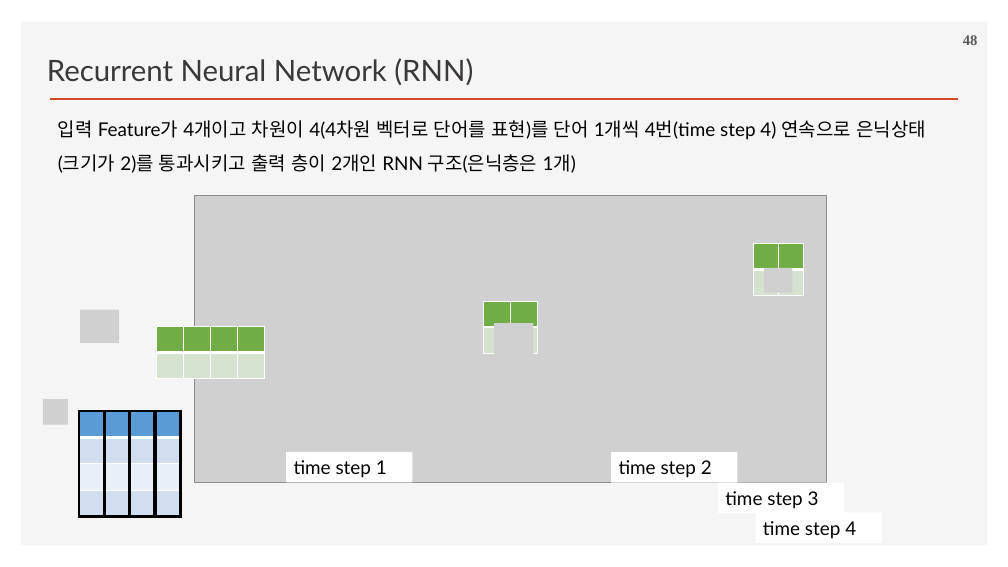
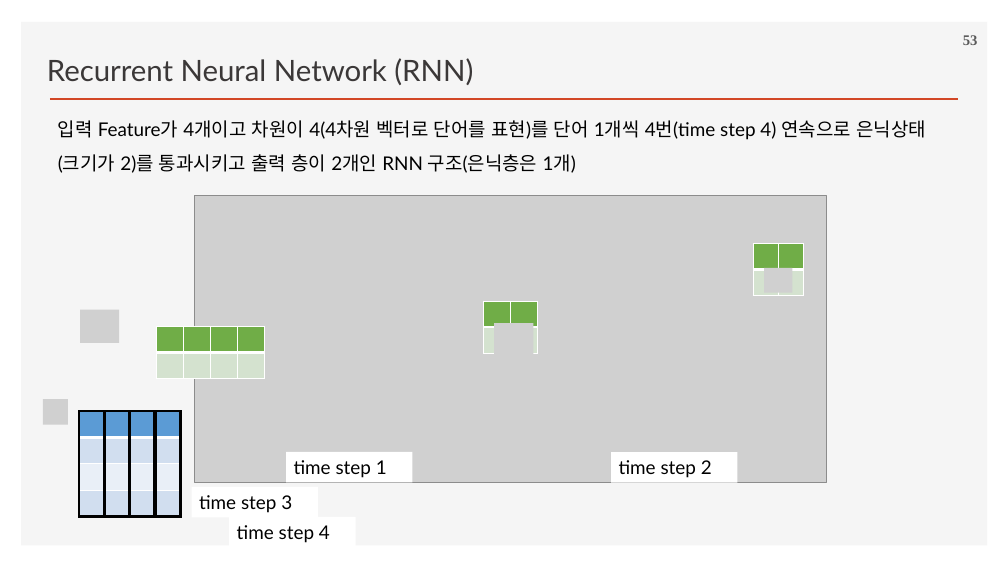
Before and after one commit to ancestor9/2026_Fall_Deep-Learning-with-Python, a slide deck: slide 53 of Chapter 13 Timeseries forecasting.pptx (slide 48 before the commit). Drawn at 1008x567 pixels with LibreOffice and Linux fonts; fonts in the diff are those of the drawing; grey boxes stand for pictures; background and template pictures are left out. Boxes give left, top, right and bottom in pixels: in the first picture for what was removed or moved away, otherwise in the second. Text is boxed around its words. In the diff, an @@ line names an element or a change of style, - is before the commit and + after.

```diff
--- a/Chapter 13 Timeseries forecasting.pptx
+++ b/Chapter 13 Timeseries forecasting.pptx
@@ page number at [963,35,978,45]: text changed @@
-48
+53
@@ rectangle "time step 3": place and size @@
-rectangle "time step 3" at [718,482,845,513]
+rectangle "time step 3" at [191,487,318,517]
@@ text "time step 4" rewrapped from [755,513,882,543] to [237,525,330,543] @@
```
Also in this commit, not shown: 18 other slides changed.
